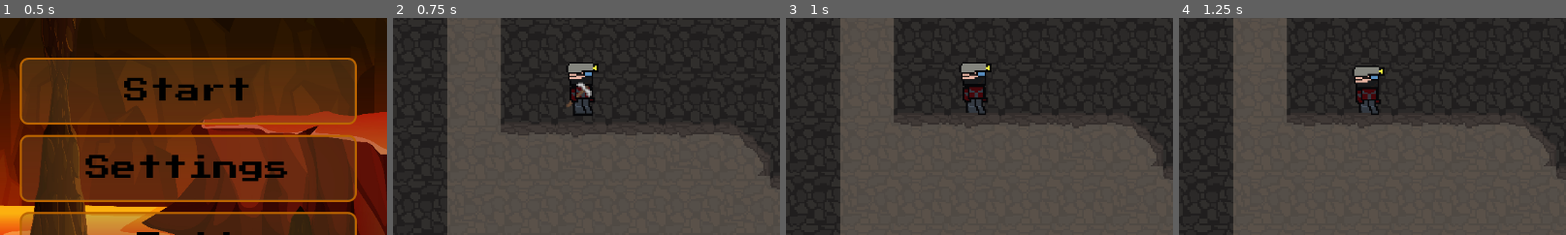
Above: before the commit, frames 1-4 (left to right).
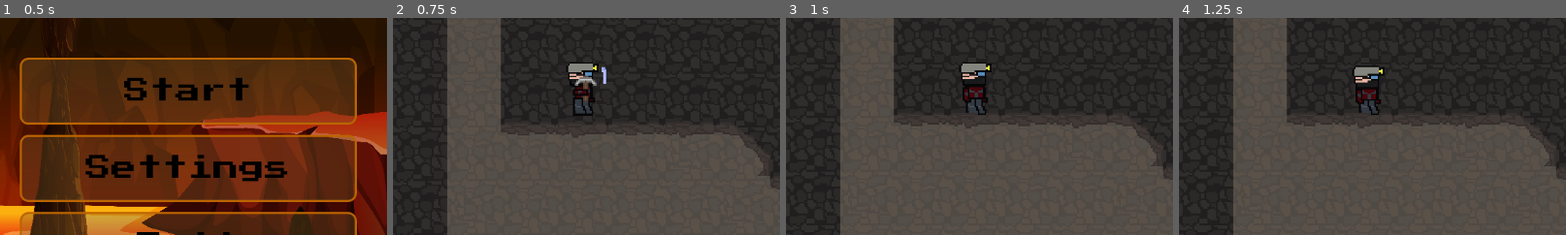
Above: after the commit, the same moments.

Repository: AffanKhan261/Godot_Campfire_Game_Repo
Game: Godot game, scene res://scenes/main_menu.tscn
The game is run twice, just before and just after one commit, with the same random seed, the same clock (stepped at 60 frames per second) and the same inputs.
Inputs:
- Up to frame 1 (0.5 s): no input
- Up to frame 2 (0.75 s): click "Start" at 0.5 s
- Up to frame 3 (1 s): no input
- Up to frame 4 (1.25 s): no input
The pictures show only the part of the screen within x 26-76%, y 34-84%; the shares and areas given below are measured in that part.

Frame 1 is identical in both runs. In frame 2, 0.6% of the frame differs, in the area x 44-56%, y 22-42%; in frame 3, nothing differs; in frame 4, nothing differs.

Commit message:
monsters

Diff:
--- a/scenes/miner_player.tscn
+++ b/scenes/miner_player.tscn
@@ -138,7 +138,8 @@
 [node name="AnimatedSprite2D" type="AnimatedSprite2D" parent="." unique_id=1800577890]
 sprite_frames = SubResource("SpriteFrames_agh33")
 animation = &"attack"
-frame_progress = 0.71979266
+frame = 3
+frame_progress = 0.7780048
 
 [node name="CollisionShape2D" type="CollisionShape2D" parent="." unique_id=621166794]
 position = Vector2(0.5, 1)
Binary file added: assets/sprites/Enemies/magma monster.png
Not shown, added: assets/sprites/Enemies/magma monster.png.import
Binary file added: assets/sprites/Enemies/magma slime.png
Not shown, added: assets/sprites/Enemies/magma slime.png.import
